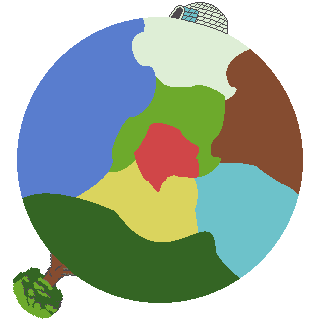
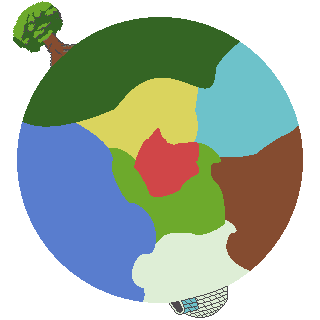
Before/after of a w=320, h=320 layered artwork. What changed in the layer stack:
painted on "core" over [134, 123, 199, 197]
removed layer "tree" over [13, 252, 77, 319]
painted on "chunk1" over [13, 1, 240, 303]
painted on "chunk2" over [22, 18, 156, 302]
painted on "chunk3" over [76, 78, 198, 242]
painted on "chunk4" over [109, 77, 225, 243]
painted on "chunk5" over [194, 42, 299, 278]
removed layer "igloo_door" over [169, 5, 199, 23]
removed layer "igloo" over [175, 2, 228, 34]
painted on "chunk6" over [132, 17, 250, 318]
painted on "chunk7" over [211, 49, 299, 271]
